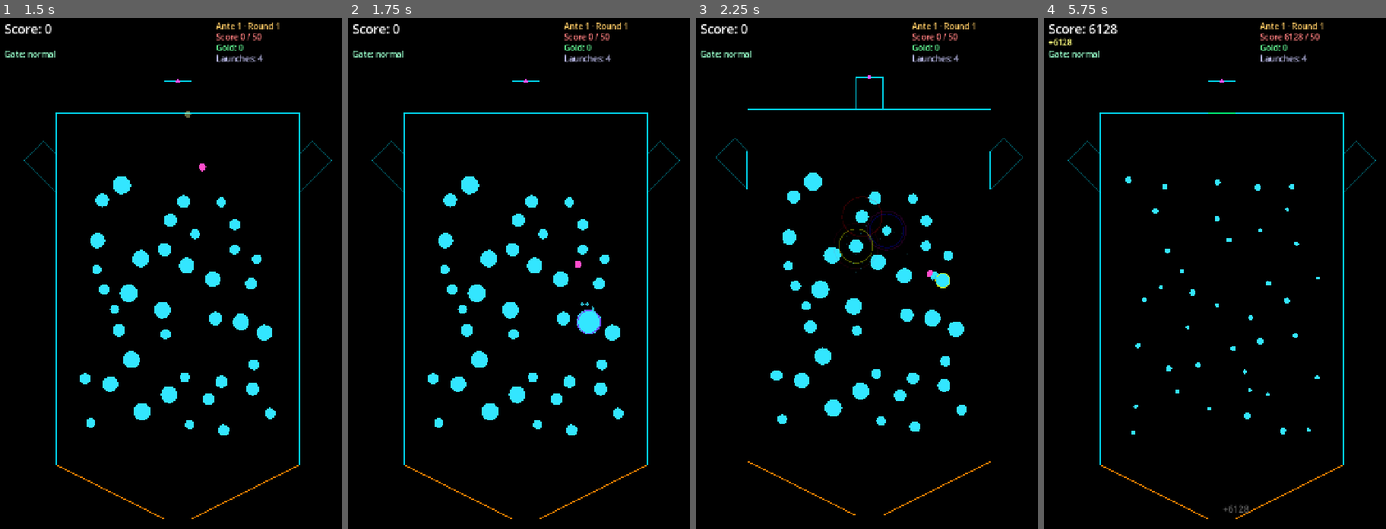
Above: before the commit, frames 1-4 (left to right).
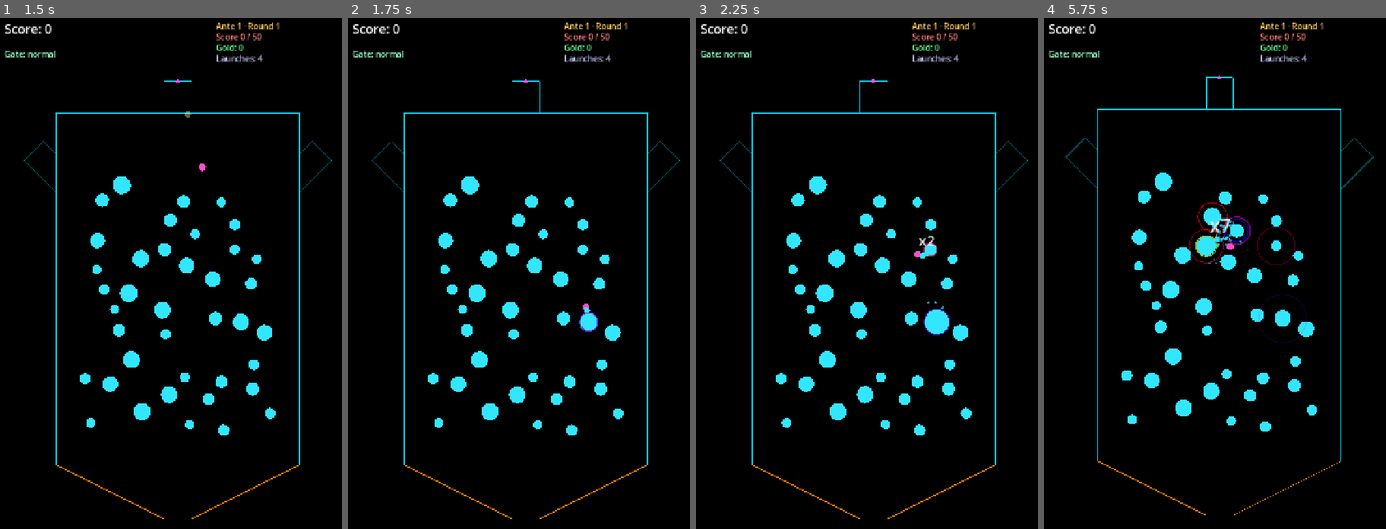
Above: after the commit, the same moments.

Repository: GencyZ/NeonPinball
Game: Godot game, scene res://scenes/main_menu.tscn
Same seed, same stepped clock (60 frames per second), same inputs: the game is played once before the commit and once after it.
Inputs (mouse positions are in pixels of both pictures, inside the frame that each line leads up to):
- Up to frame 1 (1.5 s): click "Start Run" at 0.5 s; tap Enter at 1.25 s; move the mouse to (256, 283) at 1.27 s; hold D from 1.28 s (still down); tap Space at 1.35 s; click (256, 283) at 1.42 s
- Up to frame 2 (1.75 s): keep holding D; tap Space at 1.52 s
- Up to frame 3 (2.25 s): tap Space at 1.82 s; release D at 2 s; drag from (802, 345) to (856, 437) at 2.02 s
- Up to frame 4 (5.75 s): move the mouse to (1259, 181) at 2.77 s; hold D 2.78-3.5 s; tap Alt at 2.85 s; click (1259, 181) at 2.92 s; tap Space at 3.05, 4.52, 4.55, 4.82 s; drag from (1204, 437) to (1112, 222) at 3.52 s; move the mouse to (1331, 406) at 4.27 s; hold A 4.28-5 s; tap R at 4.35 s; click (1331, 406) at 4.42 s; drag from (1112, 222) to (1167, 161) at 5.02 s

Frame 1 is identical in both runs. In frame 2, 0.2% of the frame differs, in the area x 6-80%, y 12-80%; in frame 3, 5.4%; in frame 4, 6.5%, in the area x 1-98%, y 1-99%.

Commit message:
feat: wire hit-feedback (combo audio + hit-stop + escalation) into board_view
Co-Authored-By: Claude <noreply@anthropic.com>

Diff:
--- a/game/view/board_view.gd
+++ b/game/view/board_view.gd
@@ -11,6 +11,8 @@
 const RunManagerScript := preload("res://run/run_manager.gd")
 const SaveSystemScript := preload("res://run/save_system.gd")
 const JuiceControllerScript := preload("res://juice/juice_controller.gd")
+const SfxControllerScript := preload("res://juice/sfx_controller.gd")
+const COMBO_DISPLAY_DUR := 0.6
 
 var _rect: Rect2
 var _pegs: Array = []
@@ -42,6 +44,10 @@
 
 var _juice
 var _last_settle_pos := Vector2.ZERO
+var _combo: int = 0
+var _last_hit_pos := Vector2.ZERO
+var _combo_display_ttl := 0.0
+var _sfx
 
 var _entry_edge: int = EntryResolver.BoardEdge.TOP
 var _entry_t: float = 0.5
@@ -65,6 +71,8 @@
 	_engine = ScoringEngine.new()
 	_score_ctx = ScoreContext.new()
 	_juice = JuiceControllerScript.new()
+	_sfx = SfxControllerScript.new()
+	add_child(_sfx)
 
 	for tid in [&"peg_bonus", &"bounce_mult", &"big_hit"]:
 		_trigger_runtimes.append(TriggerRuntime.new(GameDB.triggers[tid]))
@@ -332,6 +340,7 @@
 	RunMan.spend_launch()
 	_sync_hud()
 	_score_ctx.clear_for_launch()
+	_combo = 0
 	_rebuild_wall_segs(false)  # open active gate for new ball
 	_active_balls = [ball]
 	_gate_applied = false
@@ -381,6 +390,10 @@
 			while _event_cursor < _events.size():
 				var e: Dictionary = _events[_event_cursor]
 				if e[&"type"] == SimEvent.PEG_HIT:
+					_combo += 1
+					_last_hit_pos = e[&"pos"]
+					_sfx.play_hit(_combo)
+					_combo_display_ttl = COMBO_DISPLAY_DUR
 					var hit_peg_id: int = e[&"peg_id"]
 					if hit_peg_id >= 0 and hit_peg_id < _pegs.size():
 						_peg_anims[hit_peg_id] = PEG_ANIM_DUR
@@ -433,13 +446,13 @@
 						var flash_color: Color = hit_type.glow if hit_type != null else Color.from_hsv(randf(), 0.85, 1.0)
 						var halo_col := Color.from_hsv(randf(), 1.0, 1.0)
 						_peg_halos.append({&"pos": hit_peg[&"pos"],
-							&"r0": hit_peg[&"radius"], &"r1": hit_peg[&"radius"] + HALO_EXPAND,
+							&"r0": hit_peg[&"radius"], &"r1": hit_peg[&"radius"] + HALO_EXPAND * (1.0 + minf(float(_combo) * 0.1, 1.0)),
 							&"ttl": HALO_DUR, &"max_ttl": HALO_DUR, &"color": halo_col})
-						_juice.on_peg_hit(e[&"pos"], flash_color, _score_ctx.pegs_hit >= 5)
+						_juice.on_peg_hit_combo(e[&"pos"], flash_color, _combo)
 					else:
 						_score_ctx.pegs_hit += 1
 						var flash_color := Color.from_hsv(randf(), 0.85, 1.0)
-						_juice.on_peg_hit(e[&"pos"], flash_color, _score_ctx.pegs_hit >= 5)
+						_juice.on_peg_hit_combo(e[&"pos"], flash_color, _combo)
 						_flashes.append({&"pos": e[&"pos"], &"ttl": 0.15, &"max_ttl": 0.15, &"color": flash_color})
 				elif e[&"type"] == SimEvent.SETTLED:
 					_last_settle_pos = e[&"pos"]
@@ -478,6 +491,8 @@
 		_peg_halos[i][&"ttl"] -= delta
 		if _peg_halos[i][&"ttl"] <= 0.0:
 			_peg_halos.remove_at(i)
+	if _combo_display_ttl > 0.0:
+		_combo_display_ttl -= delta
 	_juice.update(delta)
 	$Camera2D.offset = _juice.camera_offset()
 	Engine.time_scale = _juice.time_scale()
@@ -487,6 +502,8 @@
 	var result := _engine.settle(_score_ctx)
 	var score: float = result[0]
 	_juice.on_settle(_last_settle_pos, score, RunMan.launches_exhausted())
+	_sfx.play_settle()
+	_combo = 0
 	$Hud.add_score(score)
 	RunMan.add_launch_score(score)
 	_has_ball = false; _acc = 0.0
@@ -671,6 +688,13 @@
 		var c: Color = h[&"color"]
 		draw_arc(h[&"pos"], hr, 0.0, TAU, 32, Color(c.r, c.g, c.b, alpha), 2.5)
 
+	if _combo >= 2 and _combo_display_ttl > 0.0:
+		var f := ThemeDB.fallback_font
+		var frac := _combo_display_ttl / COMBO_DISPLAY_DUR
+		var fsize := 28 + mini(_combo, 20) * 2
+		var col := Color(1.0, 1.0, 1.0, frac)
+		draw_string(f, _last_hit_pos + Vector2(-14, -22), "x%d" % _combo,
+			HORIZONTAL_ALIGNMENT_LEFT, -1, fsize, col)
 	_draw_walls()
 	for i in range(1, prediction_pts.size()):
 		draw_line(prediction_pts[i - 1], prediction_pts[i], Color(1, 1, 1, 0.4), 2.0)
